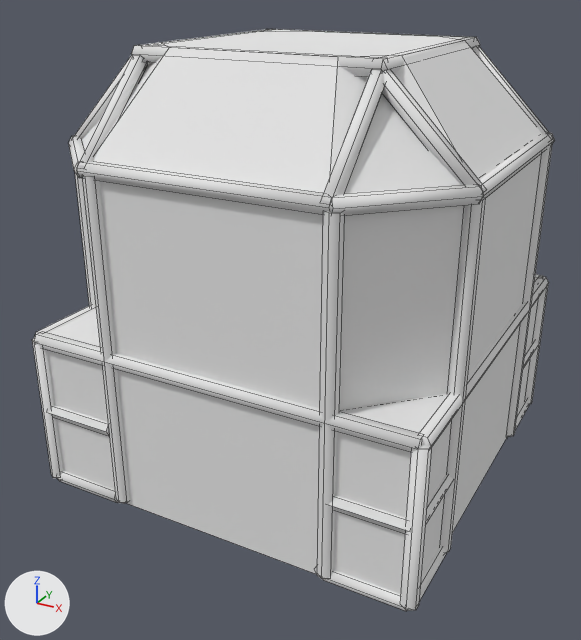
The Blender file Models/MKS_SmallRefTub/Assets/module/mks_RefTub.blend as it was, and as the next commit left it.
The view is the same before and after, from a 50 mm camera at (2.3, -4.48, 2.45) aimed at (-0.05, -0.21, 0.31). The lights are fixed; the arrows at lower left show +X, +Y and +Z. Mesh edges are drawn as thin lines.

The first picture shows 'COLLMESH', 'Cage'.
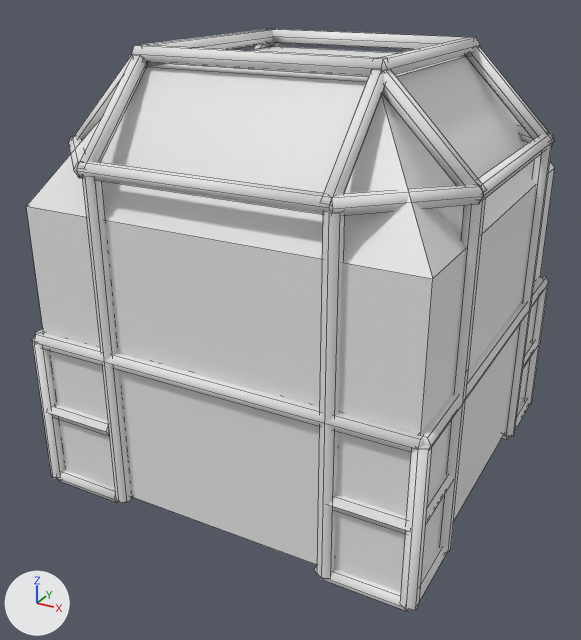
What changed in the scene script:
```text
Change me_cube_002:
    used by ob_collmesh; location = (0.0, 0.0, 0.447)
    remove me_cube_002.from_pydata(...)  # 32 vertices, 24 faces; spans x -1.25..1.25, y -1.25..1.25, z -1.15..1.59
    remove me_cube_002.materials.append(mat_tanks)  # white #e7e7e7
    add me_cube_002.from_pydata(...)  # 12 vertices, 10 faces; spans x -1.23..1.23, y -1.24..1.24, z -0.65..1.93
    me_cube_002 part 1: the loose piece of 24 vertices spanning x -1.25..1.25, y -1.25..1.25, z -0.1..1.59 is rebuilt with 12 vertices and now spans x -1.23..1.23, y -1.24..1.24, z -0.65..1.93
    me_cube_002 part 2: the loose piece of 8 vertices spanning x -1.25..1.25, y -1.25..1.25, z -1.15..-0.09 is deleted
Change ob_collmesh:
    ob_collmesh.location: (0.0, 0.0, 0.447) -> (0.0, 0.0, 0.0)
```

Where the change shows, as pixel boxes [x1, y1, x2, y2] in the pictures (581 x 640 px):
'COLLMESH', reshaped, moved (7% wider)
    before: [47, 31, 542, 594]
    after: [26, 46, 555, 593]
part 1 of me_cube_002, rebuilt (15% wider, 44% taller)
    before: [82, 31, 542, 410]
    after: [26, 46, 555, 593]
part 2 of me_cube_002, deleted
    before: [47, 279, 538, 594]
